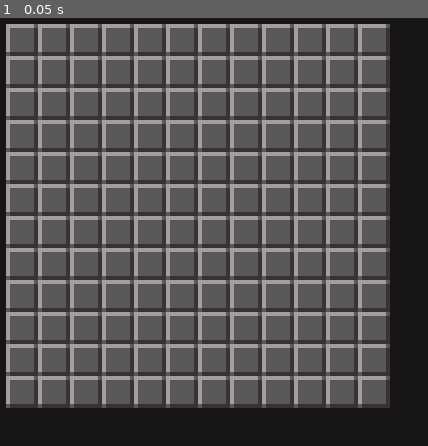
Above: before the commit, frame 1.
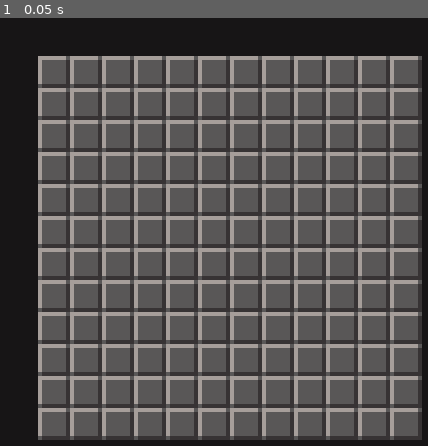
Above: after the commit, the same moment.

Repository: BragmaDev/fortunesweeper
Game: Godot game, scene res://Main.tscn
The game is run twice, just before and just after one commit, with the same random seed, the same clock (stepped at 60 frames per second) and the same inputs.
Inputs:
- Up to frame 1 (0.05 s): no input

The runs differ from the first frame. In frame 1, 26% of the frame differs, in the area x 1-99%, y 1-99%.

Commit message:
Add board data resource

Diff:
--- a/Main.tscn
+++ b/Main.tscn
@@ -1,8 +1,8 @@
 [gd_scene load_steps=2 format=2]
 
-[ext_resource path="res://board/Board.tscn" type="PackedScene" id=1]
+[ext_resource path="res://managers/game_manager.gd" type="Script" id=2]
 
 [node name="Main" type="Node2D"]
 
-[node name="Board" parent="." instance=ExtResource( 1 )]
-position = Vector2( 4, 4 )
+[node name="GameManager" type="Node" parent="."]
+script = ExtResource( 2 )
--- a/board/board.gd
+++ b/board/board.gd
@@ -1,11 +1,12 @@
 extends Node2D
+class_name Board
 
 
 const CELL_SIZE : int = 8
 const CELL_SCENE : PackedScene = preload("res://board/cell/Cell.tscn")
 
-var size : int = 12
-
+var _size : int
+var _pos_offset : Vector2
 var _cells : Array = []
 var _initiated : bool = false
 var _hole_count : int
@@ -14,23 +15,25 @@
 
 
 func _ready() -> void:
-	init_values(10, 10, 1)
+	set_global_position(_pos_offset)
 	_create_cells()
 
 
 # Initialize counts for filled cells
-func init_values(hole_count: int, gold_count : int, diamond_count : int) -> void:
-	_hole_count = hole_count
-	_gold_count = gold_count
-	_diamond_count = diamond_count
+func init_values(data : BoardData) -> void:
+	_size = data.size
+	_pos_offset = data.pos_offset
+	_hole_count = data.hole_count
+	_gold_count = data.gold_count
+	_diamond_count = data.diamond_count
 
 
 # Instance board cells
 # Number of rows and columns is determined by the var 'size'
 func _create_cells() -> void:
-	for row in range(size):
+	for row in range(_size):
 		_cells.append([]) # Add new row
-		for col in range(size):
+		for col in range(_size):
 			var cell : Cell = CELL_SCENE.instance()
 			# Connect signals
 			cell.connect("pressed", self, "_on_cell_pressed", [cell])
--- /dev/null
+++ b/board/board_data.gd
@@ -0,0 +1,9 @@
+extends Resource
+class_name BoardData
+
+
+export var size : int
+export var pos_offset : Vector2
+export var hole_count : int
+export var gold_count : int
+export var diamond_count : int
--- /dev/null
+++ b/board/level_board_data/level_1.tres
@@ -0,0 +1,11 @@
+[gd_resource type="Resource" load_steps=2 format=2]
+
+[ext_resource path="res://board/board_data.gd" type="Script" id=1]
+
+[resource]
+script = ExtResource( 1 )
+size = 12
+pos_offset = Vector2( 12, 12 )
+hole_count = 14
+gold_count = 14
+diamond_count = 1
--- /dev/null
+++ b/board/level_board_data/level_2.tres
@@ -0,0 +1,11 @@
+[gd_resource type="Resource" load_steps=2 format=2]
+
+[ext_resource path="res://board/board_data.gd" type="Script" id=1]
+
+[resource]
+script = ExtResource( 1 )
+size = 13
+pos_offset = Vector2( 8, 8 )
+hole_count = 19
+gold_count = 17
+diamond_count = 1
--- /dev/null
+++ b/managers/game_manager.gd
@@ -0,0 +1,15 @@
+extends Node
+
+
+const BOARD_SCENE : PackedScene = preload("res://board/Board.tscn")
+const LEVEL_1_BOARD_DATA : BoardData = preload("res://board/level_board_data/level_1.tres")
+const LEVEL_2_BOARD_DATA : BoardData = preload("res://board/level_board_data/level_2.tres")
+
+var _board : Board
+
+
+func _ready() -> void:
+	# Set up board
+	_board = BOARD_SCENE.instance()
+	_board.init_values(LEVEL_1_BOARD_DATA)
+	add_child(_board)
--- a/project.godot
+++ b/project.godot
@@ -9,12 +9,24 @@
 config_version=4
 
 _global_script_classes=[ {
+"base": "Node2D",
+"class": "Board",
+"language": "GDScript",
+"path": "res://board/board.gd"
+}, {
+"base": "Resource",
+"class": "BoardData",
+"language": "GDScript",
+"path": "res://board/board_data.gd"
+}, {
 "base": "Area2D",
 "class": "Cell",
 "language": "GDScript",
 "path": "res://board/cell/cell.gd"
 } ]
 _global_script_class_icons={
+"Board": "",
+"BoardData": "",
 "Cell": ""
 }
 
